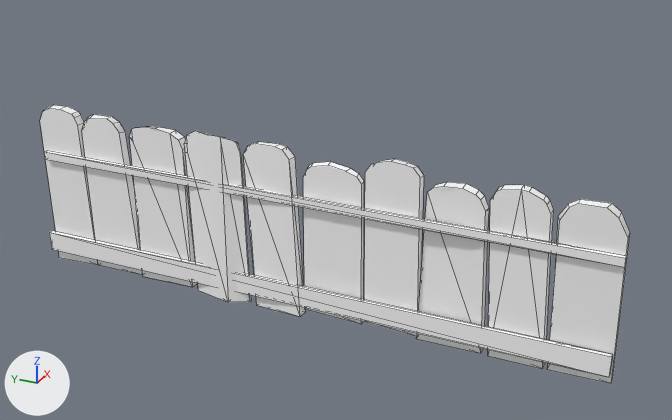
The FBX model Assets/Resources/Art/Model/weilan03.fbx as it was, and as the next commit left it.
One viewpoint serves both versions: a 50 mm camera at (-1.224, -0.616, 0.818) aimed at (0.018, -0.057, 0.197). Every picture has the same lights, and +X, +Y and +Z are marked at lower left. Mesh edges are drawn as thin lines. Where no turn or scale is listed for an object, it has been applied to the vertices. Vertices at the same position are counted once.

Before the edit, the objects in view are built like this:
```python
me_mesh = bpy.data.meshes.new('Mesh')
me_mesh.from_pydata(...)  # 203 vertices, 172 faces; spans x -0.023..0.025, y -0.515..0.513, z -0.001..0.305
me_mesh.materials.append(mat_seka11)  # its picture is missing
ob_weilan03 = bpy.data.objects.new('weilan03', me_mesh)
ob_weilan03.location = (0.0, 0.0, 0.0)
```
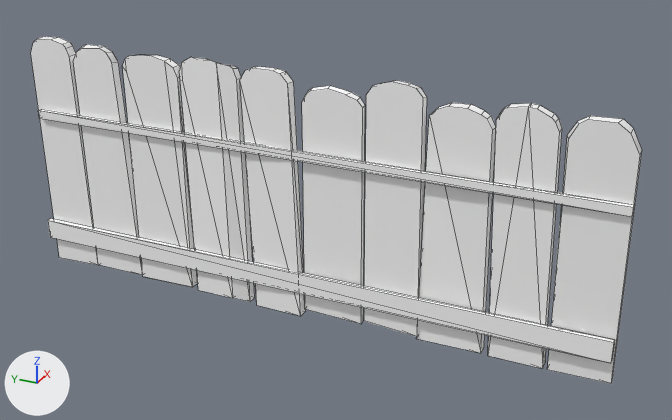
Boxes [x1, y1, x2, y2] around the edits, measured in the pictures (672 x 420 px; the box of a moved part takes in the faces that stretch with it):
'weilan03', reshaped (25% taller): before [40, 105, 630, 384]; after [31, 36, 642, 384]
part 1 of me_mesh, moved or reshaped: before [49, 231, 613, 377]; after [48, 218, 615, 363]
part 2 of me_mesh, moved or reshaped: before [44, 151, 627, 267]; after [38, 109, 635, 216]
part 3 of me_mesh, moved or reshaped: before [40, 105, 630, 384]; after [31, 36, 642, 384]

The change, as a list of edits to the scene's bpy script:
```text
Change me_mesh:
    used by ob_weilan03; location = (0.0, 0.0, 0.0)
    remove me_mesh.from_pydata(...)  # 203 vertices, 172 faces; spans x -0.023..0.025, y -0.515..0.513, z -0.001..0.305
    add me_mesh.from_pydata(...)  # 203 vertices, 172 faces; spans x -0.016..0.02, y -0.515..0.513, z -0.001..0.428
    me_mesh part 1: the loose piece of 8 vertices spanning x -0.016..-0.004, y -0.511..0.513, z 0.023..0.059 is moved by (0.0, 0.0, 0.025)
    me_mesh part 2: the loose piece of 8 vertices spanning x -0.015..-0.002, y -0.511..0.5, z 0.206..0.22 is moved by (0.0, 0.0, 0.078)
    me_mesh part 3: 152 of 203 vertices moved; they spanned x -0.023..0.025, y -0.51..0.506, z -0.001..0.305 and now span x -0.01..0.02, y -0.51..0.506, z -0.001..0.428; mean shift (0.001, 0.0, 0.116); largest move (-0.003, 0.101, 0.276) -> (0.009, 0.101, 0.399)
```
